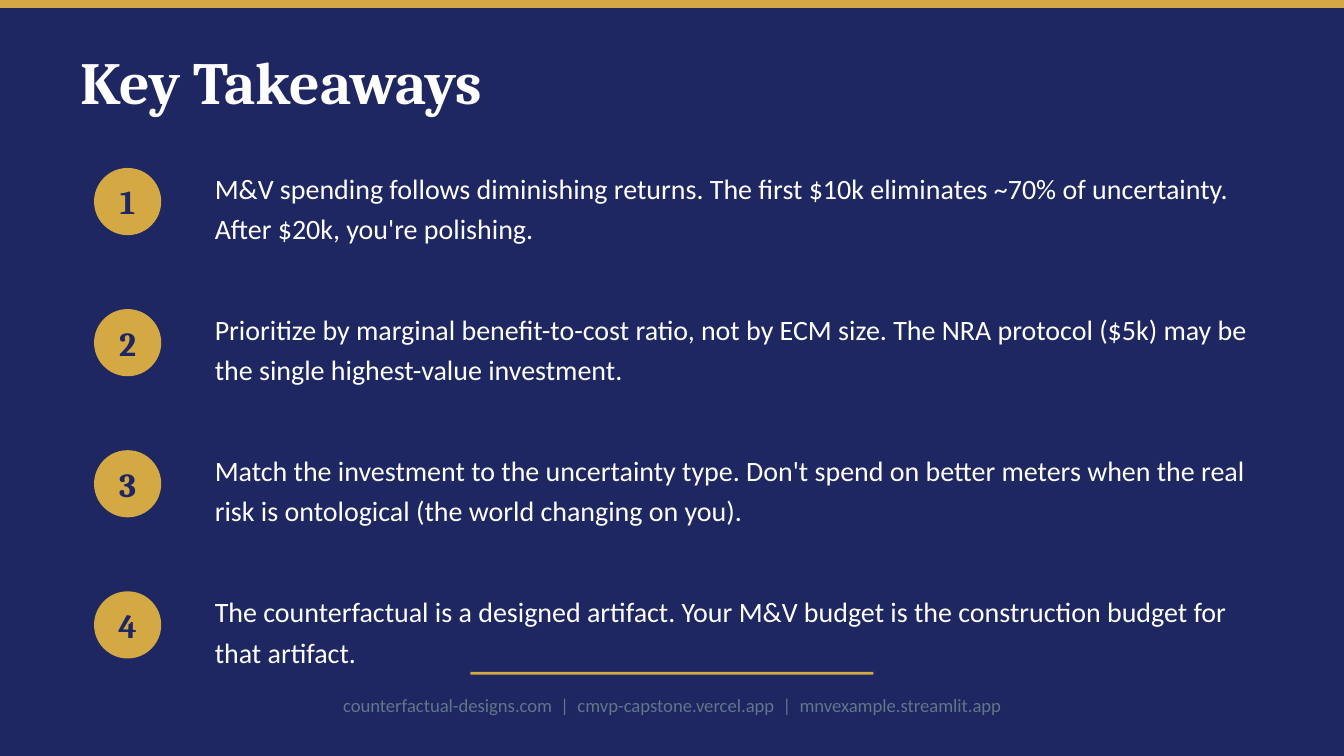
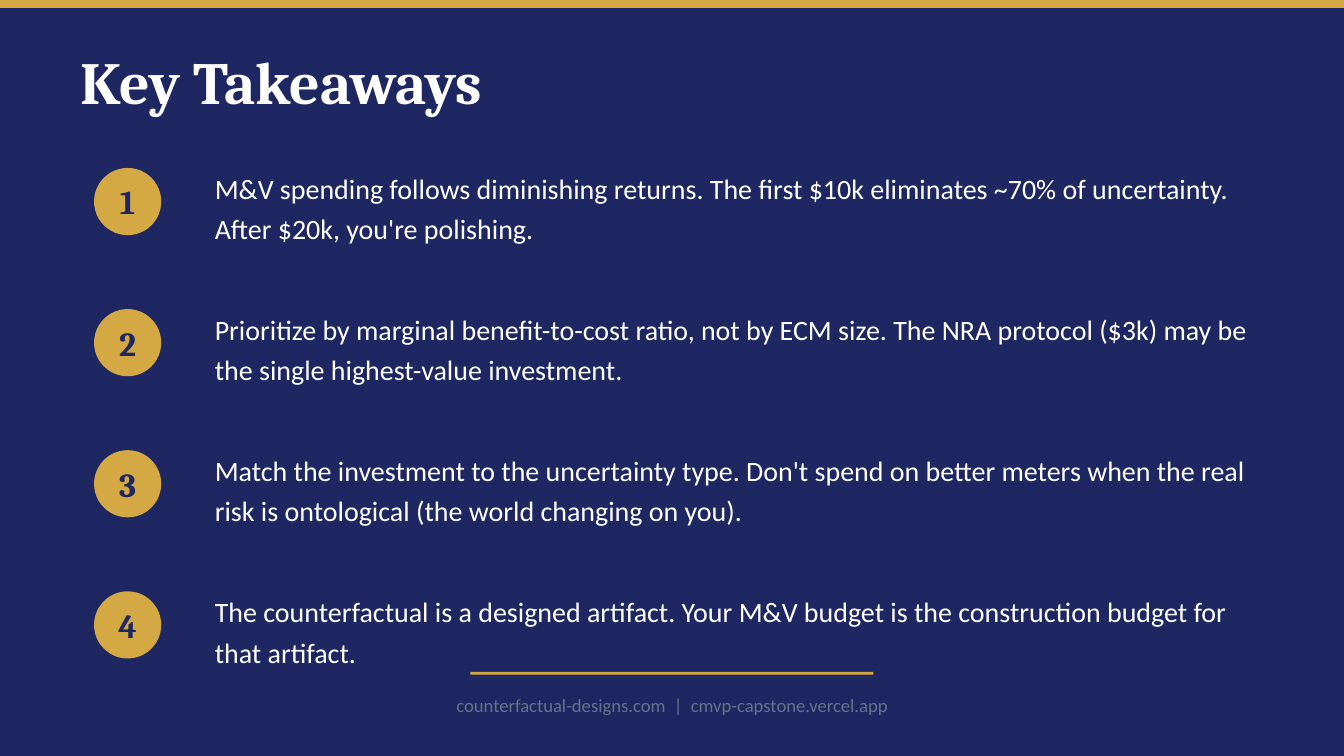
Before and after one commit to jskromer/cmvp-capstone, a slide deck: slide 8 of MV_Uncertainty_Budget_Explainer.pptx. Drawn at 1344x756 pixels with LibreOffice and Linux fonts; fonts in the diff are those of the drawing. Boxes give left, top, right and bottom in pixels: in the first picture for what was removed or moved away, otherwise in the second. Text is boxed around its words. In the diff, an @@ line names an element or a change of style, - is before the commit and + after.

```diff
--- a/MV_Uncertainty_Budget_Explainer.pptx
+++ b/MV_Uncertainty_Budget_Explainer.pptx
@@ text at <box>215,319,1247,385</box>: text changed @@
-Prioritize by marginal benefit-to-cost ratio, not by ECM size. The NRA protocol ($5k) may be the single highest-value investment.
+Prioritize by marginal benefit-to-cost ratio, not by ECM size. The NRA protocol ($3k) may be the single highest-value investment.
@@ text at <box>456,699,888,715</box>: text changed @@
-counterfactual-designs.com | cmvp-capstone.vercel.app | mnvexample.streamlit.app
+counterfactual-designs.com | cmvp-capstone.vercel.app
```
Also in this commit, not shown: 5 other slides changed.
